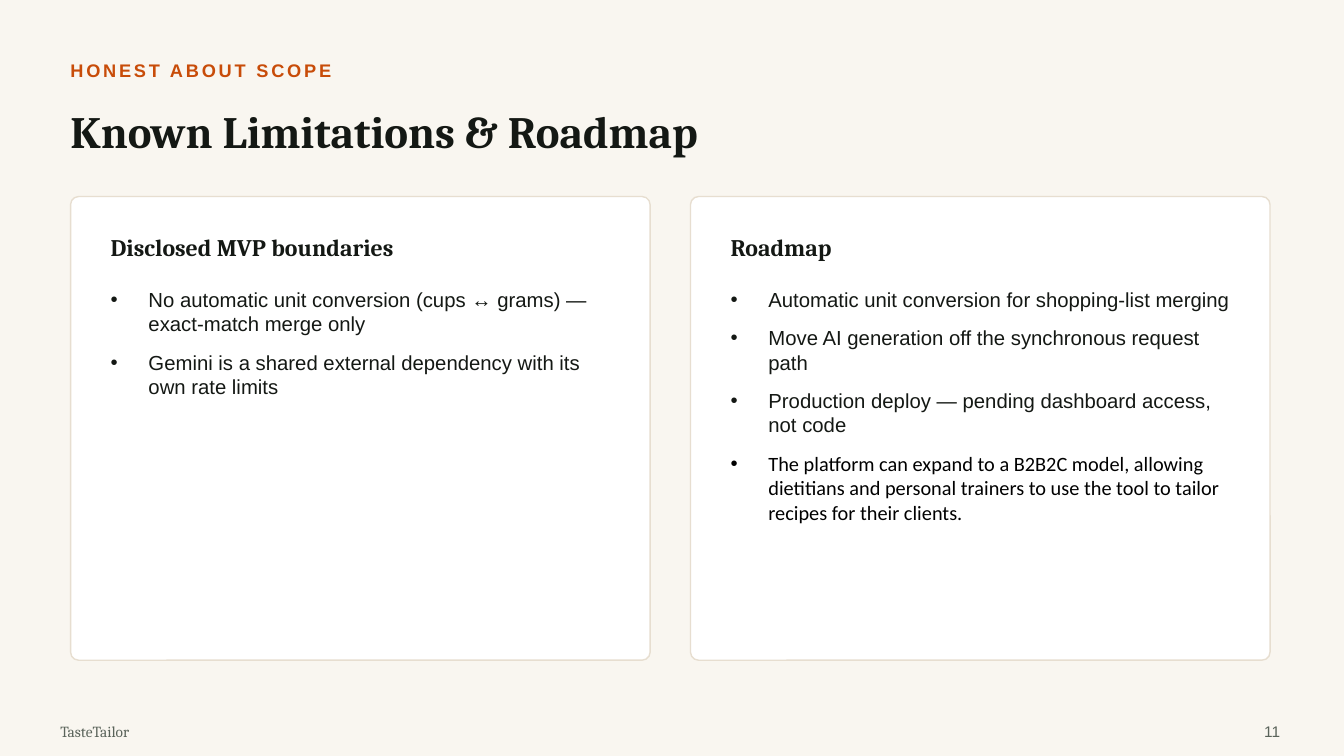
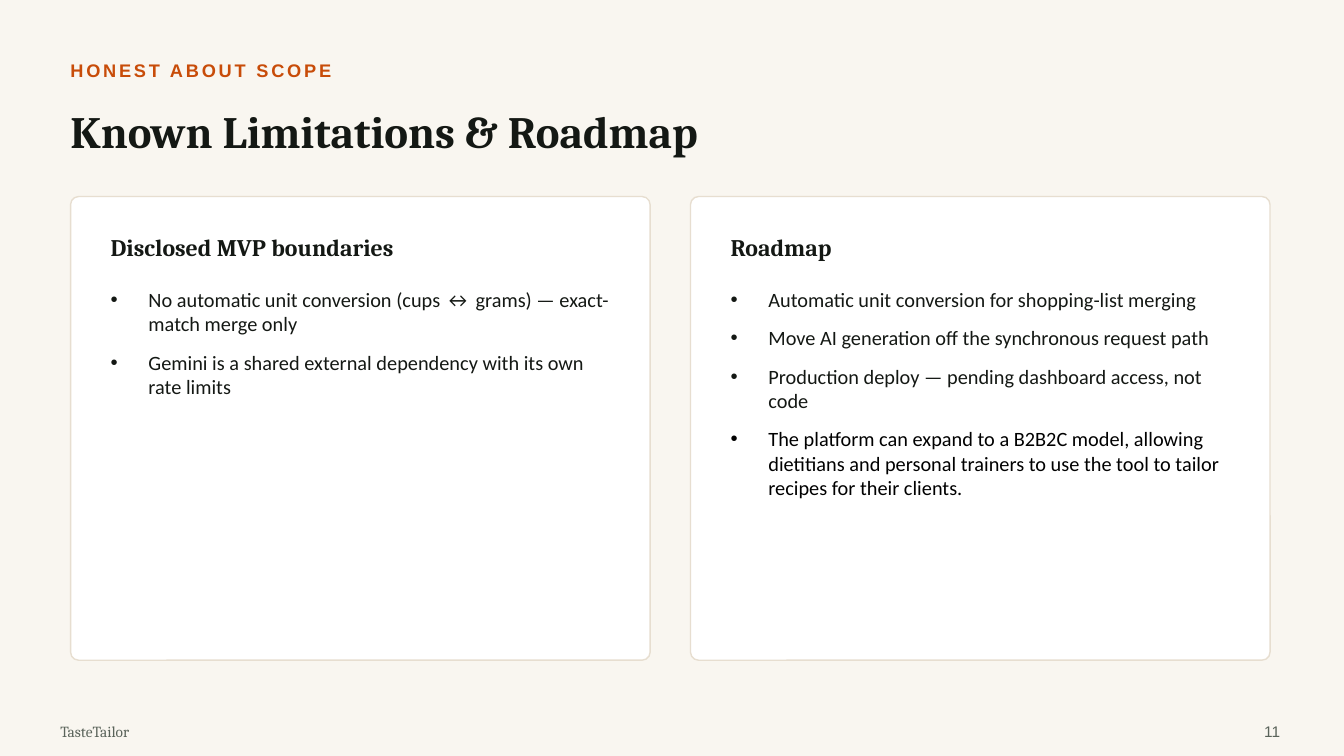
Before and after one commit to nicoleyerushalmi/tastetailor, a slide deck: slide 11 of docs/TasteTailor-Presentation.pptx. Drawn at 1344x756 pixels with LibreOffice and Linux fonts; fonts in the diff are those of the drawing. Boxes give left, top, right and bottom in pixels: in the first picture for what was removed or moved away, otherwise in the second. Text is boxed around its words. In the diff, an @@ line names an element or a change of style, - is before the commit and + after.

```diff
--- a/docs/TasteTailor-Presentation.pptx
+++ b/docs/TasteTailor-Presentation.pptx
@@ text "No automatic unit conversion (cups ..." at [148, 292, 608, 394]: font Arial to Calibri @@
@@ text at [768, 293, 1209, 408]: font Arial to Calibri in "Automatic unit conversion for shopping-list merging", "Move AI generation off the synchronous request ...", "Production deploy — pending dashboard access, not ..." @@
```
Also in this commit, not shown: 3 other slides changed.
